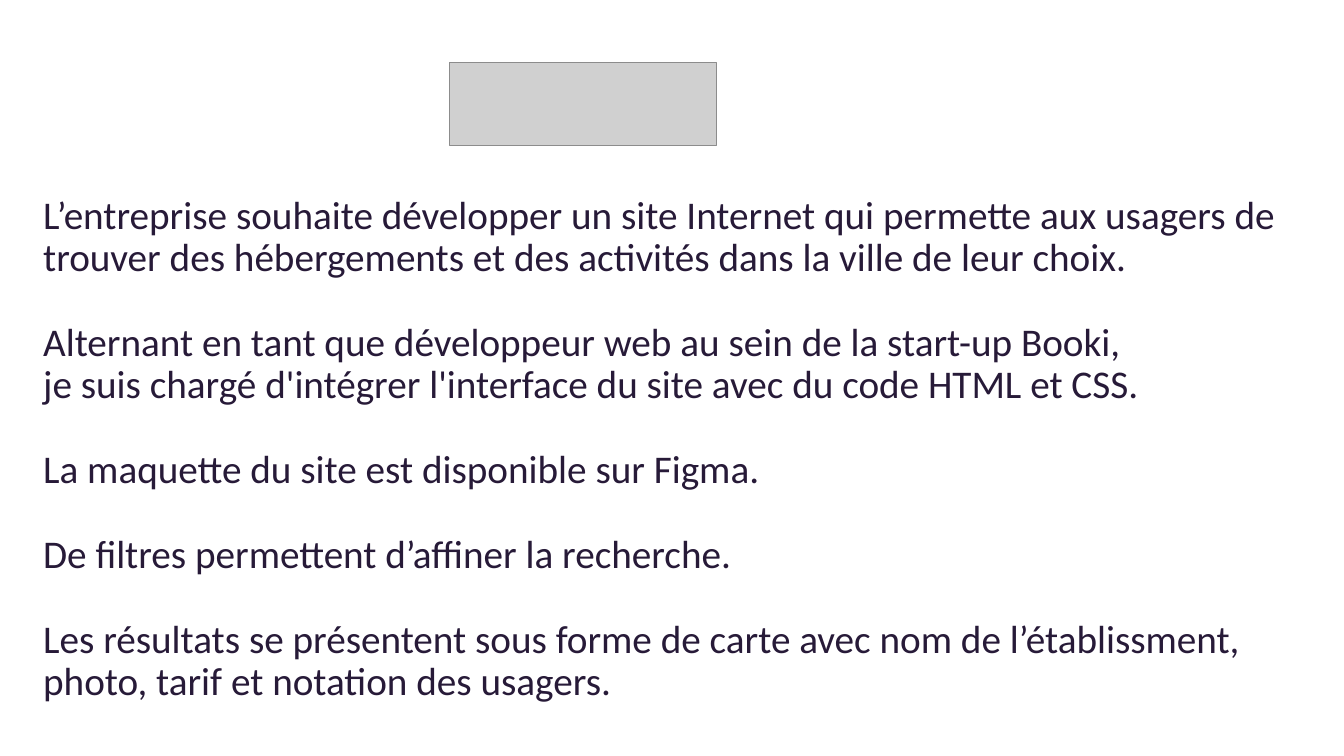
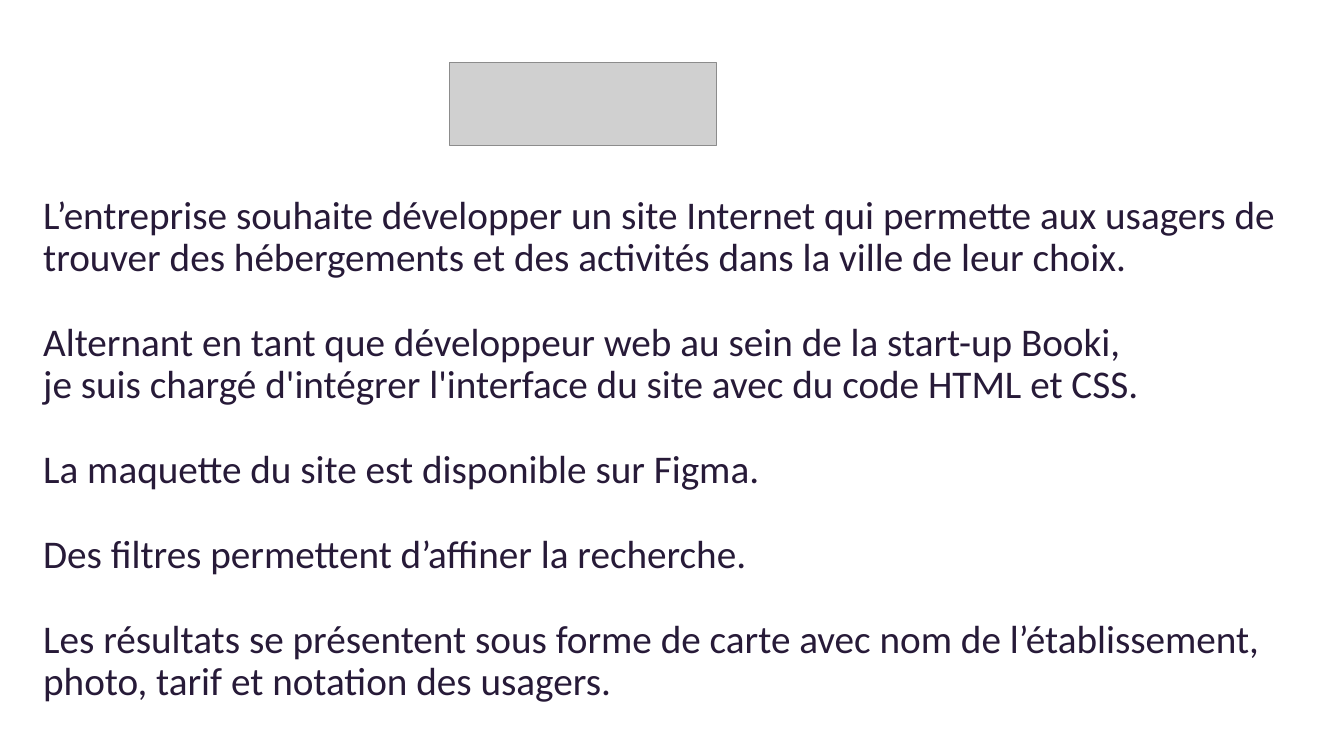
Before and after one commit to Eerkko25/Booki, a slide deck: slide 3 of EC_Presentation.pptx. Drawn at 1344x756 pixels with LibreOffice and Linux fonts; fonts in the diff are those of the drawing; grey boxes stand for pictures. Boxes give left, top, right and bottom in pixels: in the first picture for what was removed or moved away, otherwise in the second. Text is boxed around its words. In the diff, an @@ line names an element or a change of style, - is before the commit and + after.

```diff
--- a/EC_Presentation.pptx
+++ b/EC_Presentation.pptx
@@ title at [43, 201, 1275, 702]: text changed @@
-L’entreprise souhaite développer un site Internet qui permette aux usagers de trouver des hébergements et des activités dans la ville de leur choix.
-Alternant en tant que développeur web au sein de la start-up Booki,
-je suis chargé d'intégrer l'interface du site avec du code HTML et CSS.
-La maquette du site est disponible sur Figma.
-De filtres permettent d’affiner la recherche.
-Les résultats se présentent sous forme de carte avec nom de l’établissment, photo, tarif et notation des usagers.
+L’entreprise souhaite développer un site Internet qui permette aux usagers de trouver des hébergements et des activités dans la ville de leur choix.
+Alternant en tant que développeur web au sein de la start-up Booki,
+je suis chargé d'intégrer l'interface du site avec du code HTML et CSS.
+La maquette du site est disponible sur Figma.
+Des filtres permettent d’affiner la recherche.
+Les résultats se présentent sous forme de carte avec nom de l’établissement, photo, tarif et notation des usagers.
```
Also in this commit, not shown: 2 other files.
